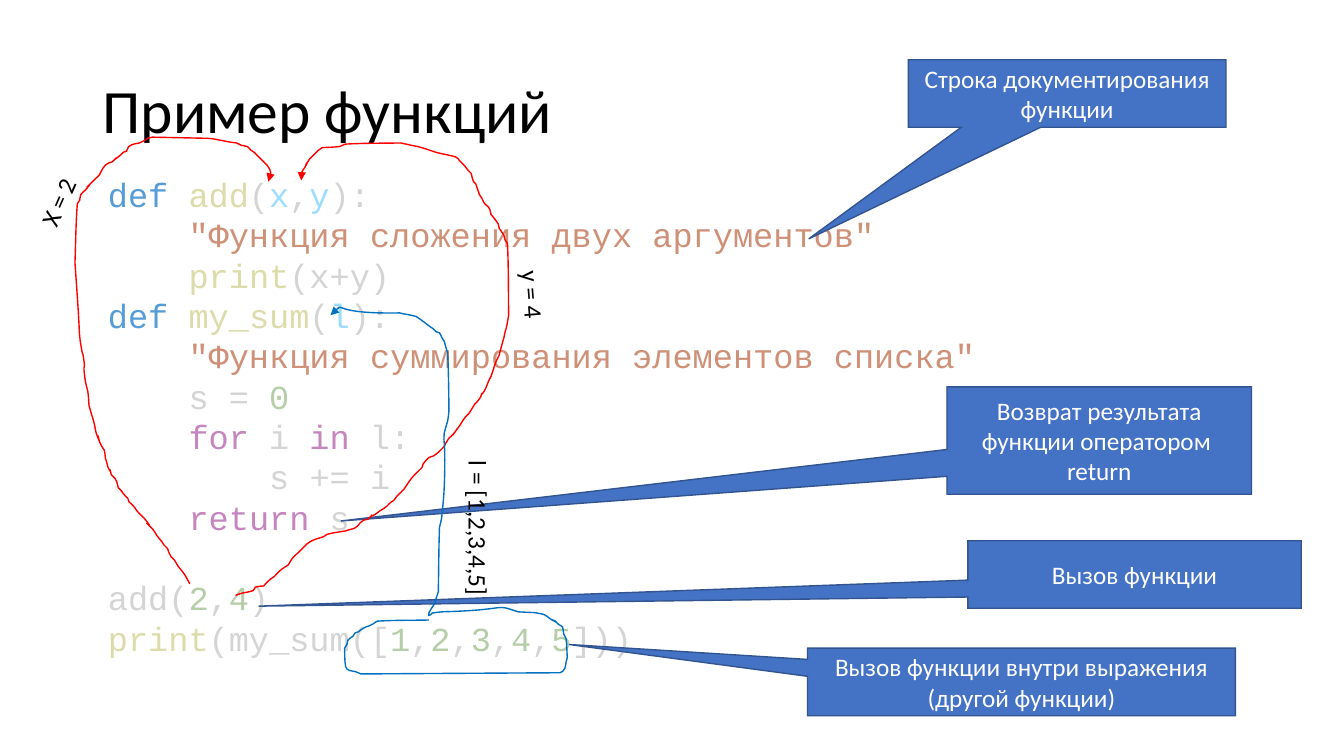
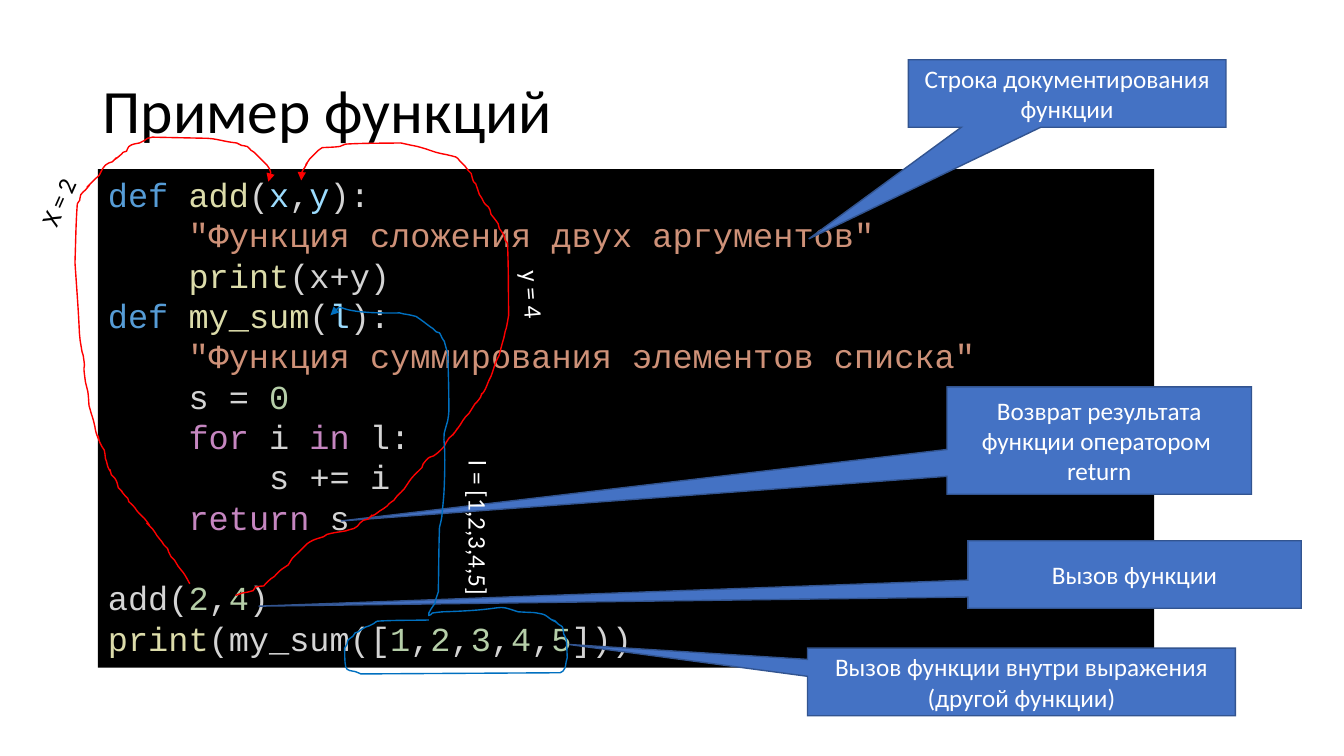
Before and after one commit to paveltsytovich/telegram-course, a slide deck: slide 81 of Presentation/Разработка ботов для телеграмм на Python.pptx. Drawn at 1344x756 pixels with LibreOffice and Linux fonts; fonts in the diff are those of the drawing. Boxes give left, top, right and bottom in pixels: in the first picture for what was removed or moved away, otherwise in the second. Text is boxed around its words. In the diff, an @@ line names an element or a change of style, - is before the commit and + after.

```diff
--- a/Presentation/Разработка ботов для телеграмм на Python.pptx
+++ b/Presentation/Разработка ботов для телеграмм на Python.pptx
@@ rectangle "def add(x,y):": place and size @@
-rectangle "def add(x,y):" at (108,183,975,660)
+rectangle "def add(x,y):" at (98,169,1154,668)
@@ rectangle "def add(x,y):" at (98,169,1154,668): fill none to #000000 @@
@@ text "y = 4" at (514,272,548,318): text colour #000000 to #FFFFFF @@
@@ text "l = [1,2,3,4,5]" at (462,461,493,592): text colour #000000 to #FFFFFF @@
```
Also in this commit, not shown: 23 other slides changed.
